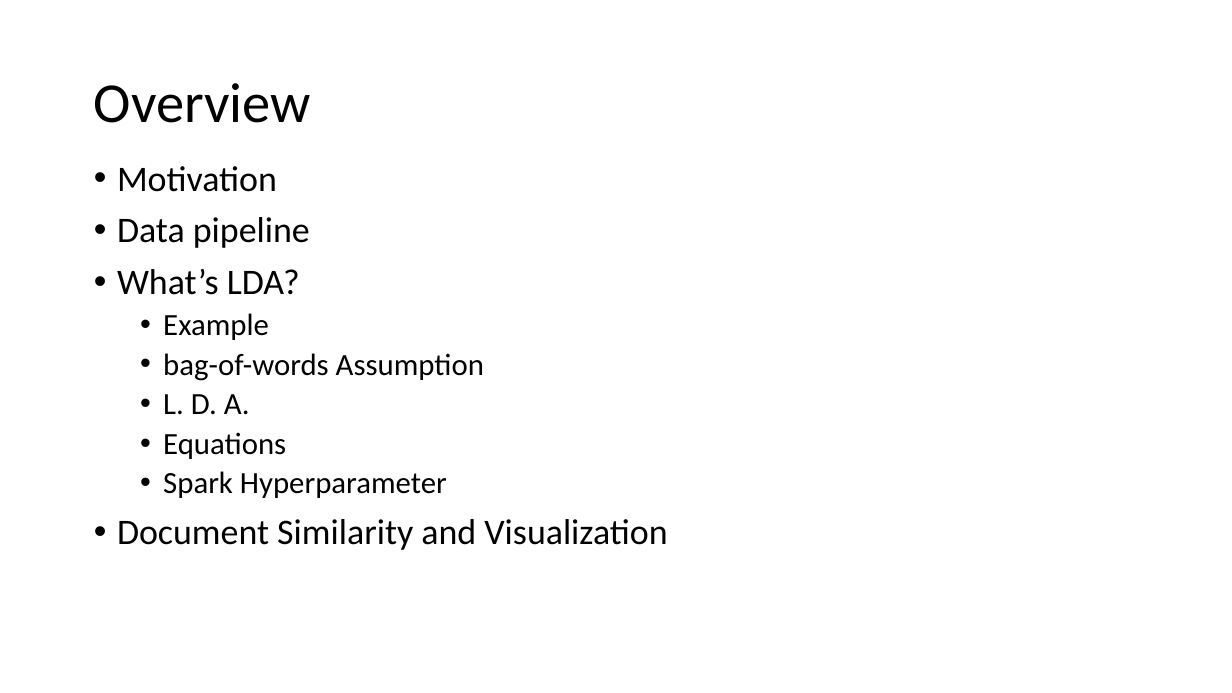
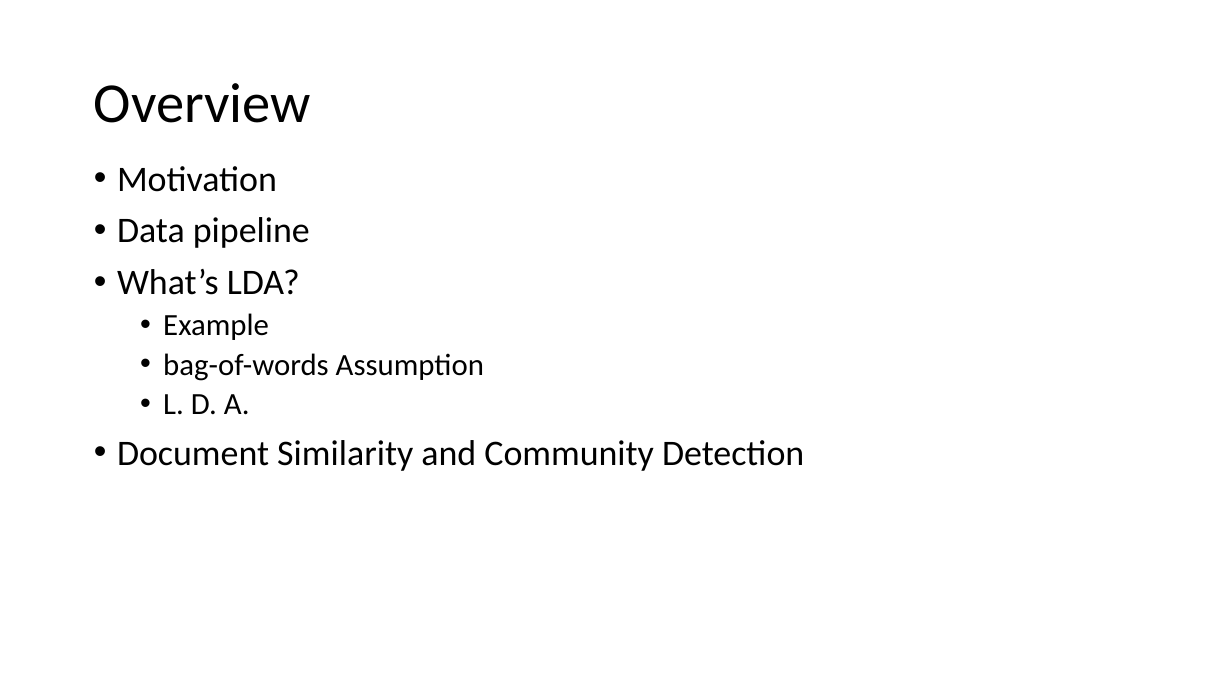
Before and after one commit to rtarun/ads-topic-modeling, a slide deck: slide 2 of ads_lda_presentation.pptx. Drawn at 1232x693 pixels with LibreOffice and Linux fonts; fonts in the diff are those of the drawing. Boxes give left, top, right and bottom in pixels: in the first picture for what was removed or moved away, otherwise in the second. Text is boxed around its words. In the diff, an @@ line names an element or a change of style, - is before the commit and + after.

Commit message:
added Community Detection slide

```diff
--- a/ads_lda_presentation.pptx
+++ b/ads_lda_presentation.pptx
@@ text at (117, 440, 804, 471): text changed @@
-  • Equations
-  • Spark Hyperparameter
-• Document Similarity and Visualization
+• Document Similarity and Community Detection
```
Also in this commit, not shown: 3 other slides changed, 1 slide added.
